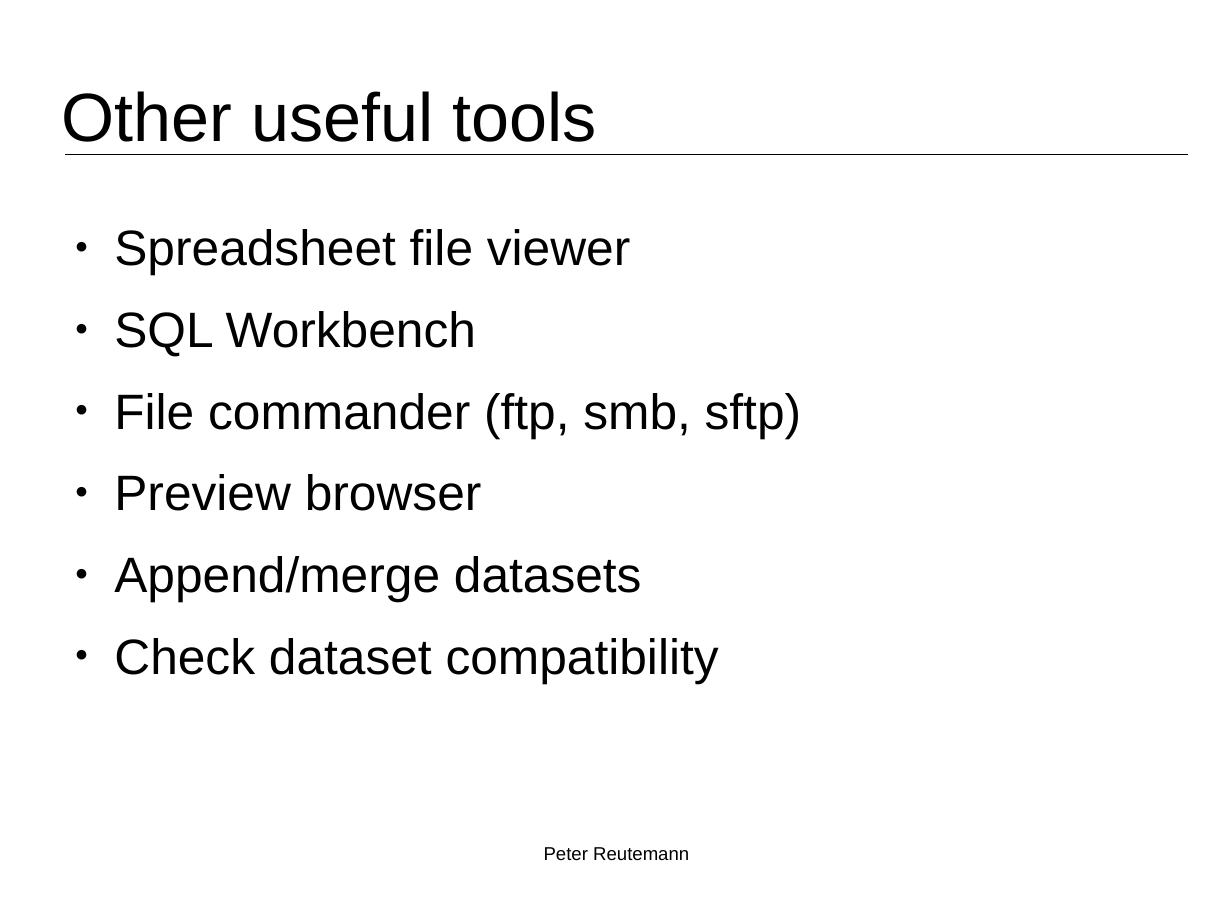
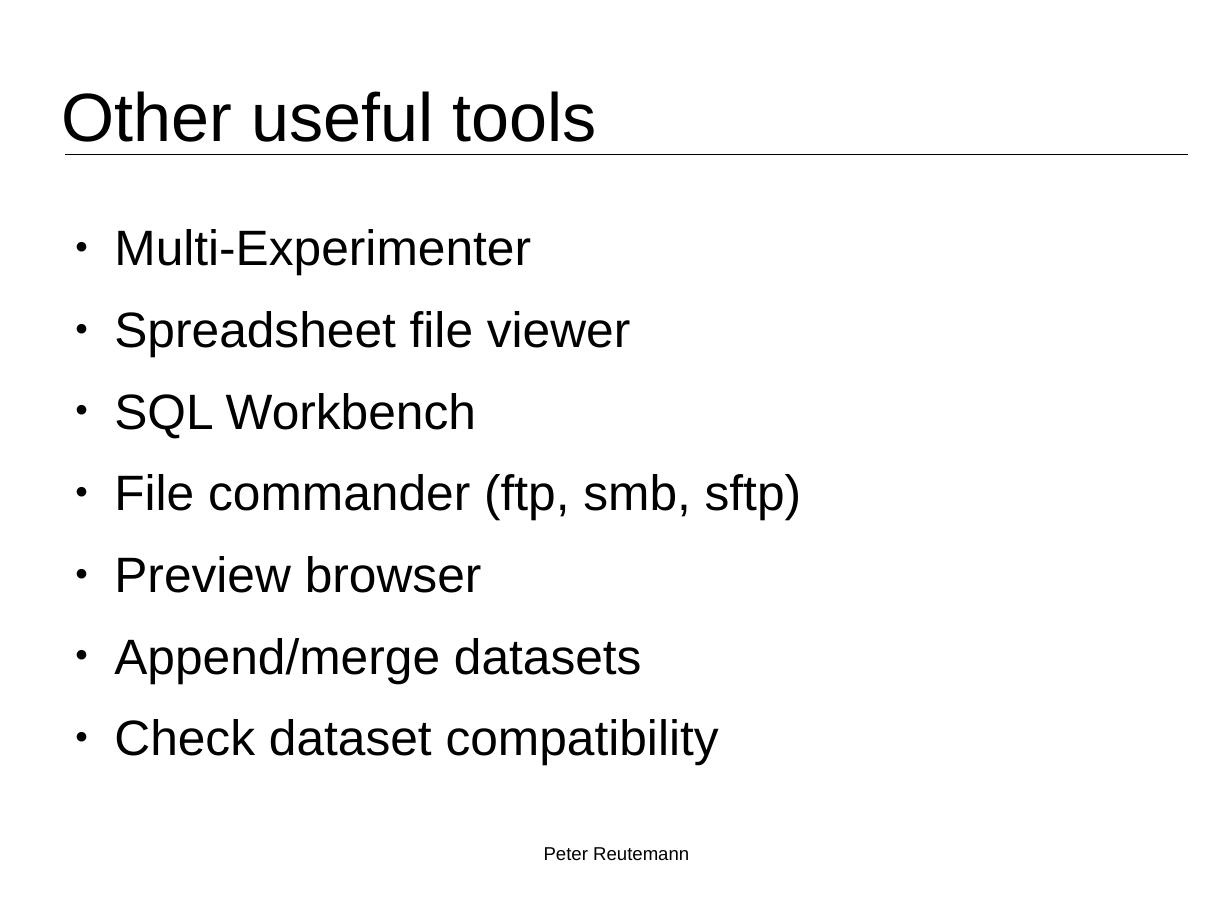
Before and after one commit to fracpete/weka-user-conference-2021, a slide deck: slide 9 of adams/adams.odp. Drawn at 1232x924 pixels with LibreOffice and Linux fonts; fonts in the diff are those of the drawing; background and template pictures are left out. Boxes give left, top, right and bottom in pixels: in the first picture for what was removed or moved away, otherwise in the second. Text is boxed around its words. In the diff, an @@ line names an element or a change of style, - is before the commit and + after.

```diff
--- a/adams/adams.odp
+++ b/adams/adams.odp
@@ text at box(114, 229, 531, 275): paragraph added @@
+● Multi-Experimenter
```
Also in this commit, not shown: 1 other slide changed.
